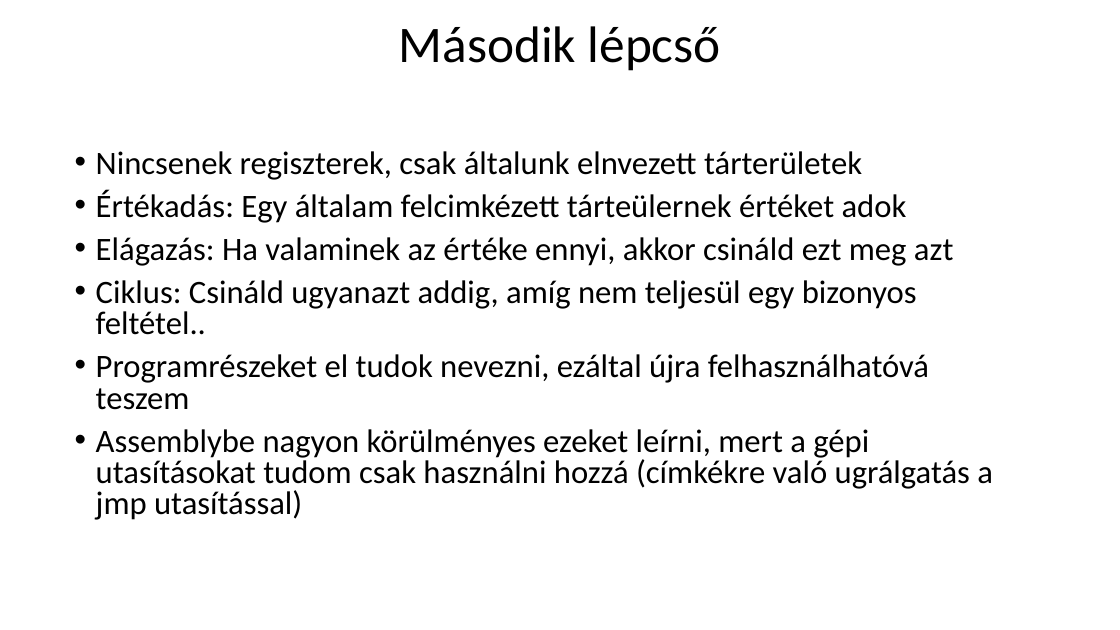
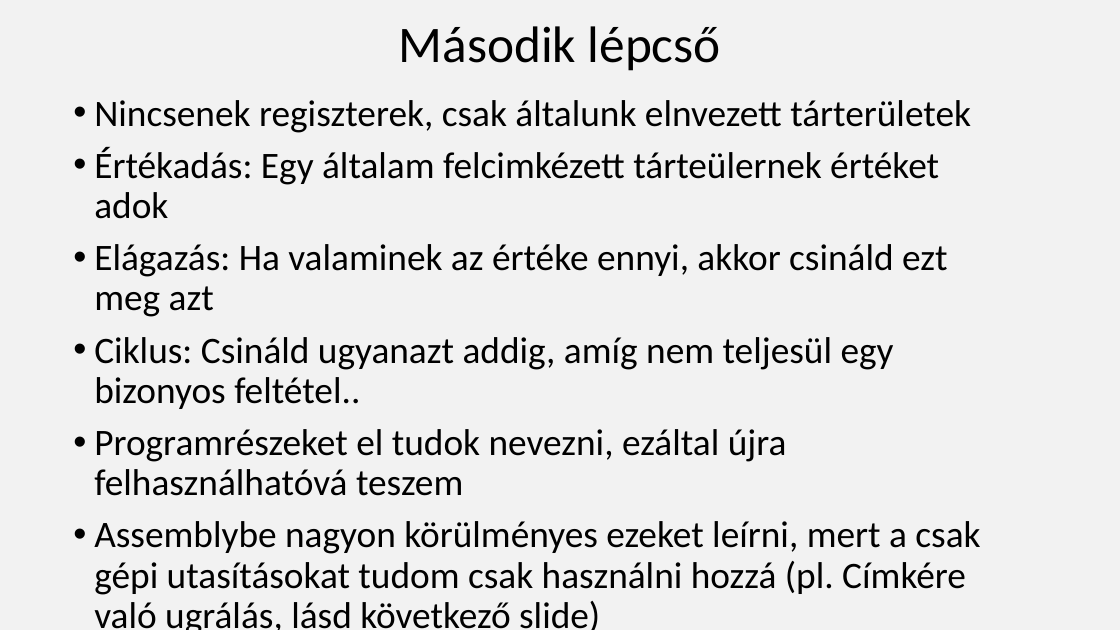
Before and after one commit to nagyandras95/Egyetem, a slide deck: slide 10 of efop/03/Absztakciós szintek a programozásban.pptx (slide 9 before the commit). Drawn at 1120x630 pixels with LibreOffice and Linux fonts; fonts in the diff are those of the drawing. Boxes give left, top, right and bottom in pixels: in the first picture for what was removed or moved away, otherwise in the second. Text is boxed around its words. In the diff, an @@ line names an element or a change of style, - is before the commit and + after.

```diff
--- a/efop/03/Absztakciós szintek a programozásban.pptx
+++ b/efop/03/Absztakciós szintek a programozásban.pptx
@@ background #FFFFFF to #E7E6E6 at 50% opacity @@
@@ text "Nincsenek regiszterek, csak általunk elnvezett ...": place and size @@
-text "Nincsenek regiszterek, csak általunk elnvezett ..." at (96,151,993,520)
+text "Nincsenek regiszterek, csak általunk elnvezett ..." at (94,100,980,630)
@@ text at (94,100,971,496): size 28 to 32 pt in "Nincsenek regiszterek, csak általunk elnvezett tárterületek", "Értékadás: Egy általam felcimkézett tárteülernek értéket ado ...", "Elágazás: Ha valaminek az értéke ennyi, akkor ...", "Ciklus: Csináld ugyanazt addig, amíg nem teljesül ..." and 1 more places; line spacing 0.8 to 0.9 @@
@@ text at (94,521,980,630): text changed; size 28 to 32 pt @@
-• Assemblybe nagyon körülményes ezeket leírni, mert a gépi utasításokat tudom csak használni hozzá (címkékre való ugrálgatás a jmp utasítással)
+• Assemblybe nagyon körülményes ezeket leírni, mert a csak gépi utasításokat tudom csak használni hozzá (pl. Címkére való ugrálás, lásd következő slide)
```
Also in this commit, not shown: 14 other slides changed, 2 slides added.
